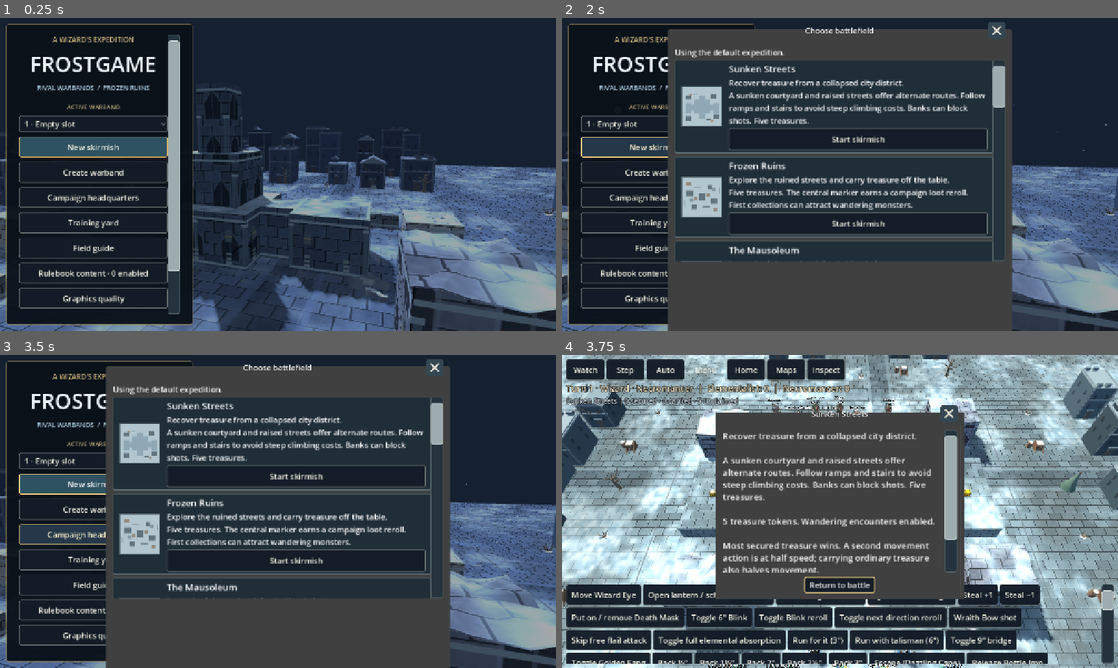
Above: before the commit, frames 1-4 (two rows, left to right).
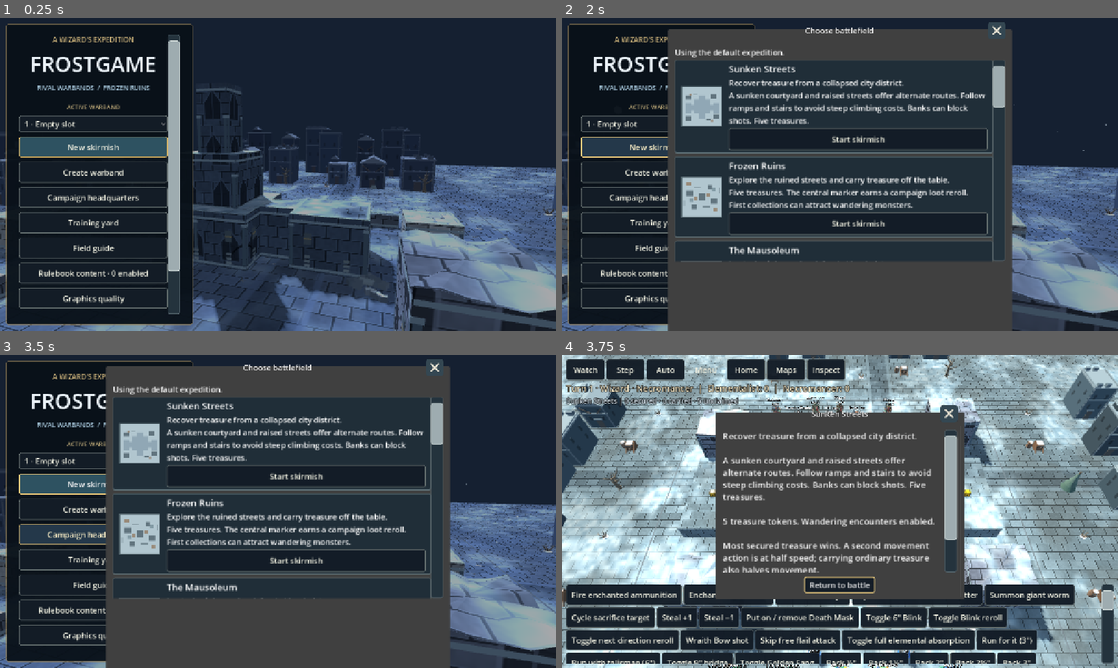
Above: after the commit, the same moments.

Repository: drag0nblad3/Frostgame
Game: Godot game, scene res://scenes/title.tscn
The game is run twice, just before and just after one commit, with the same random seed, the same clock (stepped at 60 frames per second) and the same inputs.
Inputs:
- Up to frame 1 (0.25 s): no input
- Up to frame 2 (2 s): click "New skirmish" at 0.5 s; click "New skirmish" at 1.25 s
- Up to frame 3 (3.5 s): click "Campaign headquarters" at 2 s; click "Campaign headquarters" at 2.75 s
- Up to frame 4 (3.75 s): click "Start skirmish" at 3.5 s

Frames 1-3 are identical in both runs. In frame 4, 5.0% of the frame differs, in the area x 1-93%, y 73-99%.

Commit message:
Implement enchanted ammunition and Hunter quiver

Diff:
--- a/data/expansions/red_king/treasure.json
+++ b/data/expansions/red_king/treasure.json
@@ -161,7 +161,7 @@
       "buy": 200,
       "sell": 75,
       "bonus": {},
-      "live": false,
+      "live": true,
       "expansion": "red_king"
     },
     "gear_rk_bronze_star_of_the_apprentice": {
--- a/src/core/figures/caster_loadout.gd
+++ b/src/core/figures/caster_loadout.gd
@@ -53,6 +53,11 @@
 		else:
 			other += 1
 	var used := weapon_slots(weapons) + other
+	if weapons.has("bow") or weapons.has("crossbow"):
+		for item: Dictionary in items:
+			if item.get("gear","")==MagicAmmo.ITEM:
+				used-=1
+				break
 	for discount in discounted.values():
 		used -= int(discount)
 	return {"weapons": weapons, "slots": used}
--- /dev/null
+++ b/src/core/figures/magic_ammo.gd
@@ -0,0 +1,32 @@
+class_name MagicAmmo
+extends RefCounted
+## Single-use Enchant Weapon ammunition; ordinary quivers hold one, Hunter quivers four.
+const ITEM := "gear_rk_quiver_of_the_hunter"
+const KEY := "enchanted_ammunition"
+
+static func capacity(f: Figure) -> int:
+	return 4 if ActiveGear.has(f,ITEM) else 1
+
+static func count(f: Figure) -> int:
+	return int(f.used_gear.get(KEY,0))
+
+static func equipped(f: Figure) -> bool:
+	return f!=null and f.ranged!=null and f.ranged.id in ["bow","crossbow"]
+
+static func can_enchant(f: Figure) -> bool:
+	return equipped(f) and count(f)<capacity(f)
+
+static func add(f: Figure) -> bool:
+	if not can_enchant(f):
+		return false
+	f.used_gear[KEY]=count(f)+1
+	return true
+
+static func ready(f: Figure) -> bool:
+	return equipped(f) and not MagicEquipment.suppressed(f) and count(f)>0
+
+static func spend(f: Figure) -> bool:
+	if not ready(f):
+		return false
+	f.used_gear[KEY]=count(f)-1
+	return true
--- a/src/core/rules/combat/shooting.gd
+++ b/src/core/rules/combat/shooting.gd
@@ -22,7 +22,7 @@
 
 
 ## Why `shooter` can't shoot `target`, or "" if the shot is allowed.
-static func blocked_reason(board: Board, figures: Array[Figure], shooter: Figure, target: Figure,wraith: bool=false) -> String:
+static func blocked_reason(board: Board, figures: Array[Figure], shooter: Figure, target: Figure,wraith: bool=false,ammo: bool=false) -> String:
 	if shooter.spell_effects.has("blinding_light"):
 		return "blinded"
 	if shooter.ranged == null:
@@ -31,7 +31,9 @@
 		return "needs to reload"
 	if not target.in_play() or target == shooter or not IllusionRules.visible_to(figures, shooter, target):
 		return "not a target"
-	if RedKingTethers.pylon(target) and not WeaponActions.magic_attack(shooter,shooter.ranged):
+	if ammo and (wraith or not MagicAmmo.ready(shooter)):
+		return "no enchanted ammunition"
+	if RedKingTethers.pylon(target) and not ammo and not WeaponActions.magic_attack(shooter,shooter.ranged):
 		return "pylon requires magical shooting"
 	if target.side == shooter.side and not Contact.in_combat(figures, target):
 		return "not an enemy"
@@ -71,7 +73,7 @@
 	return resolve_rolls(board, shooter, target, dice.d20(), dice.d20(), critical_hits, storm_penalty)
 
 
-static func resolve_rolls(board: Board, shooter: Figure, target: Figure, sr: int, tr: int, critical_hits: bool = false, storm_penalty: int = 0,wraith: bool=false) -> Dictionary:
+static func resolve_rolls(board: Board, shooter: Figure, target: Figure, sr: int, tr: int, critical_hits: bool = false, storm_penalty: int = 0,wraith: bool=false,ammo: bool=false) -> Dictionary:
 	var los := LineOfSight.check_figures(board, shooter, target)
 	if wraith:
 		var special := wraith_line(board,shooter,target)
@@ -83,22 +85,23 @@
 	if target.def.traits.has("large"):
 		mod -= 2
 	var null_target := ScenarioNull.muted(target)
-	var magic_shoot := 0 if null_target else MagicEquipment.bonus(shooter, "shoot", shooter.ranged.id)
-	var magic_damage := 0 if null_target else MagicEquipment.bonus(shooter, "damage", shooter.ranged.id)
-	var st := sr - (2 if RealityCracks.low_gravity(shooter) else 0) + mini(shooter.effective_shoot() + magic_shoot - (0 if null_target else storm_penalty) + (1 if not null_target and shooter.spell_effects.has("enchant_weapon") else 0) + (3 if HolyLantern.glow(target) else 0), 10) + shooter.roll_penalty()
+	var magic_shoot := 0 if null_target else (1 if ammo else MagicEquipment.bonus(shooter, "shoot", shooter.ranged.id))
+	var magic_damage := 0 if null_target or ammo else MagicEquipment.bonus(shooter, "damage", shooter.ranged.id)
+	var magical := not null_target and (ammo or WeaponActions.magic_attack(shooter,shooter.ranged))
+	var st := sr - (2 if RealityCracks.low_gravity(shooter) else 0) + mini(shooter.effective_shoot() + magic_shoot - (0 if null_target else storm_penalty) + (1 if not null_target and not ammo and shooter.spell_effects.has("enchant_weapon") else 0) + (3 if HolyLantern.glow(target) else 0), 10) + shooter.roll_penalty()
 	var tt := tr + mini(target.effective_fight() + Melee.secret_hrut_bonus(target,shooter) + mod, 10) + target.roll_penalty() + target.shooting_defence_penalty()
 	var dmg := 0
 	if (not critical_hits and st > tt) or (critical_hits and tr != 20 and (sr == 20 or st > tt)):
 		dmg = Damage.amount(st, shooter.ranged.damage_mod + magic_damage, target.effective_armour() + MagicEquipment.bonus(target, "arrow_armour"), sr, critical_hits and not target.def.traits.has("immune_critical"))
 		if dmg > 0 and not null_target and shooter.spell_effects.has("elemental_hammer"):
 			dmg += 5
-	if (target.spell_effects.has("potion_invulnerability") or target.def.traits.has("immune_normal")) and (null_target or not WeaponActions.magic_attack(shooter, shooter.ranged)):
+	if (target.spell_effects.has("potion_invulnerability") or target.def.traits.has("immune_normal")) and not magical:
 		dmg = 0
 	if target.def.traits.has("antithetical_magic") and WeaponActions.magic_attack(shooter,shooter.ranged) and shooter.ranged.id=="genie_bolt":
 		dmg=0
-	if RedKingTethers.pylon(target) and not WeaponActions.magic_attack(shooter,shooter.ranged):
+	if RedKingTethers.pylon(target) and not magical:
 		dmg=0
-	if target.def.traits.has("missile_resistant") and shooter.ranged.id in ["bow","crossbow","javelin"] and not WeaponActions.magic_attack(shooter,shooter.ranged):
+	if target.def.traits.has("missile_resistant") and shooter.ranged.id in ["bow","crossbow","javelin"] and not magical:
 		dmg=mini(dmg,2)
 	return {"s_roll": sr, "t_roll": tr, "s_total": st, "t_total": tt, "mod": mod, "dmg": dmg}
 
--- a/src/core/state/fate_combat.gd
+++ b/src/core/state/fate_combat.gd
@@ -11,8 +11,8 @@
 	c = controller
 
 
-func start(a: Figure, b: Figure, kind: String, declared: int = -1,wraith: bool=false) -> void:
-	c.state.pending_combat = {"a": a.id, "b": b.id, "kind": kind, "declared": declared,"wraith":wraith, "rolls": [c.dice.d20(), c.dice.d20()], "stage": 0}
+func start(a: Figure, b: Figure, kind: String, declared: int = -1,wraith: bool=false,ammo: bool=false) -> void:
+	c.state.pending_combat = {"a": a.id, "b": b.id, "kind": kind, "declared": declared,"wraith":wraith,"ammo":ammo, "rolls": [c.dice.d20(), c.dice.d20()], "stage": 0}
 	advance()
 
 
@@ -22,8 +22,9 @@
 	var rolls: Array = p["rolls"]
 	if p["kind"] == "fight":
 		return Melee.resolve_rolls(c.state.figures, a, b, rolls[0], rolls[1], c.state.critical_hits)
-	var res := Shooting.resolve_rolls(c.state.board,a,b,rolls[0],rolls[1],c.state.critical_hits,c.state.storm_penalty,bool(p.get("wraith",false)))
+	var res := Shooting.resolve_rolls(c.state.board,a,b,rolls[0],rolls[1],c.state.critical_hits,c.state.storm_penalty,bool(p.get("wraith",false)),bool(p.get("ammo",false)))
 	res["wraith"]=p.get("wraith",false)
+	res["ammo"]=p.get("ammo",false)
 	return res
 
 
--- a/src/core/state/game_controller.gd
+++ b/src/core/state/game_controller.gd
@@ -324,22 +324,24 @@
 	stay_in_combat()
 
 
-func can_shoot(target_id: int,wraith: bool=false) -> bool:
+func can_shoot(target_id: int,wraith: bool=false,ammo: bool=false) -> bool:
 	var t := state.figure(target_id)
-	return can_act() and t != null and not RedKingMadMan.is_ryce(t) and not BeautyActions.blocked(state, state.active(), t) and Shooting.blocked_reason(state.board,state.figures,state.active(),t,wraith)==""
-
-
-func shoot(target_id: int,wraith: bool=false) -> bool:
-	if not can_shoot(target_id,wraith):
+	return can_act() and t != null and not RedKingMadMan.is_ryce(t) and not BeautyActions.blocked(state, state.active(), t) and Shooting.blocked_reason(state.board,state.figures,state.active(),t,wraith,ammo)==""
+
+
+func shoot(target_id: int,wraith: bool=false,ammo: bool=false) -> bool:
+	if not can_shoot(target_id,wraith,ammo):
 		return false
 	var f := state.active()
 	var t := state.figure(target_id)
-	_magic.beauty.authorize(f, ShotTarget.participants(state.figures, t), _shoot_authorized.bind(f,t,wraith))
-	return true
-
-
-func _shoot_authorized(f: Figure,t: Figure,wraith: bool=false) -> void:
+	_magic.beauty.authorize(f, ShotTarget.participants(state.figures, t), _shoot_authorized.bind(f,t,wraith,ammo))
+	return true
+
+
+func _shoot_authorized(f: Figure,t: Figure,wraith: bool=false,ammo: bool=false) -> void:
 	if not f.in_play() or not t.in_play() or (wraith and not ActiveGear.spend(f,Shooting.WRAITH)):
+		return
+	if ammo and not MagicAmmo.spend(f):
 		return
 	_magic.illusions.reveal(f)
 	var declared := t.id
@@ -347,7 +349,7 @@
 	_spend(f)
 	if f.ranged.needs_reload:
 		f.loaded = false
-	_fate_combat.start(f,t,"shoot",declared,wraith)
+	_fate_combat.start(f,t,"shoot",declared,wraith,ammo)
 
 
 func finish_fate_shot(f: Figure, t: Figure, res: Dictionary, declared: int) -> void:
@@ -550,12 +552,12 @@
 	return true
 
 
-func can_cast(spell: String, target: int) -> bool:
-	return _magic.can_cast(spell, target)
-
-
-func start_cast(spell: String, target: int) -> bool:
-	return _magic.start(spell, target)
+func can_cast(spell: String, target: int,ammo: bool=false) -> bool:
+	return _magic.can_cast(spell, target,ammo)
+
+
+func start_cast(spell: String, target: int,ammo: bool=false) -> bool:
+	return _magic.start(spell, target,ammo)
 
 
 func finish_cast(health: int) -> bool:
--- a/src/core/state/spell_actions.gd
+++ b/src/core/state/spell_actions.gd
@@ -32,7 +32,7 @@
 	eye = WizardEye.new(c)
 
 
-func can_cast(id: String, target_id: int) -> bool:
+func can_cast(id: String, target_id: int,ammo: bool=false) -> bool:
 	var s := c.state
 	if not s.board.floor_layout.is_empty() and not LayeredFigureSpells.SUPPORTED.has(id):
 		return false
@@ -82,6 +82,8 @@
 				return false
 		elif not WizardEye.visible(s.board,f,t.pos,limit) and (kind=="touch" or TigerEye.witness(s.board,f,t.pos,limit)==null):
 			return false
+	if ammo:
+		return id=="enchant_weapon" and t.side==f.side and MagicAmmo.can_enchant(t)
 	if kind == "shot":
 		return t != f
 	if kind == "area_shot":
@@ -133,10 +135,10 @@
 	return not t.spell_effects.has(id)
 
 
-func start(id: String, target_id: int) -> bool:
-	if not can_cast(id, target_id) or id in ["leap", "transpose", "suggestion"]:
-		return false
-	return _roll(id, target_id)
+func start(id: String, target_id: int,ammo: bool=false) -> bool:
+	if not can_cast(id, target_id,ammo) or id in ["leap", "transpose", "suggestion"]:
+		return false
+	return _roll(id,target_id,null,false,-1,{"magic_ammo":true} if ammo else {})
 
 
 func counter_options(id: String) -> Array[Dictionary]:
@@ -416,6 +418,10 @@
 		return true
 	if SummonActions.CONTROL.has(id):
 		summons.apply_control(f, t, id, int(result["roll"]))
+		return true
+	if id=="enchant_weapon" and p.get("effect",{}).get("magic_ammo",false):
+		if MagicAmmo.add(t):
+			c.emit("spell_effect",{"id":t.id,"spell":"enchant_weapon"})
 		return true
 	match id:
 		"fast_act":
--- a/src/view/battle/battle_input.gd
+++ b/src/view/battle/battle_input.gd
@@ -17,6 +17,7 @@
 var cast_options: Array[String] = []
 var item_options: Array[String] = []
 var selected_spell := ""
+var spell_ammo := false
 var selected_potion := ""
 var selected_drop := -1
 var spell_rotated := false
@@ -169,6 +170,8 @@
 			available.append("fight")
 		if c.can_shoot(enemy.id) and not available.has("shoot"):
 			available.append("shoot")
+		if c.can_shoot(enemy.id,false,true) and not available.has("ammo_shot"):
+			available.append("ammo_shot")
 		if c.can_shoot(enemy.id,true) and not available.has("wraith_shot"):
 			available.append("wraith_shot")
 	for token in c.state.treasures:
@@ -177,6 +180,11 @@
 			break
 	cast_options.clear()
 	for id: String in c._magic.available_spells(f):
+		if id=="enchant_weapon":
+			for t in c.state.figures:
+				if c.can_cast(id,t.id,true):
+					cast_options.append("enchant_ammo")
+					break
 		if not c._magic.treasure_options(id).is_empty():
 			cast_options.append(id)
 			continue
@@ -344,10 +352,10 @@
 			hint = "Choose a summoned or controlled creature to release."
 		"spell_target":
 			for t in c.state.figures:
-				if c.can_cast(selected_spell, t.id):
+				if c.can_cast(selected_spell,t.id,spell_ammo):
 					targets.append(t)
 			radius = 0.65
-			hint = "Choose a target for %s." % c.state.spell_catalog[selected_spell]["name"]
+			hint = "Choose a bow or crossbow user to enchant ammunition." if spell_ammo else "Choose a target for %s." % c.state.spell_catalog[selected_spell]["name"]
 		"resist":
 			var p := c.state.pending_resistance
 			var t := c.state.figure(p["id"])
@@ -413,6 +421,12 @@
 			targets.assign(GearActions.gutter_targets(c))
 			radius=0.65
 			hint="Free Gutter Flail attack: select an enemy or skip."
+		"ammo_shot":
+			for t in c.state.figures:
+				if c.can_shoot(t.id,false,true):
+					targets.append(t)
+			radius=0.65
+			hint="Fire enchanted ammunition (%d remaining)." % MagicAmmo.count(f)
 		"wraith_shot":
 			for t in c.state.figures:
 				if c.can_shoot(t.id,true):
@@ -587,7 +601,8 @@
 	if key == "shatter_single":
 		return c._magic.single_shatter()
 	if key.begins_with("spell_") and key != "spell_cancel":
-		selected_spell = key.trim_prefix("spell_")
+		spell_ammo=key=="spell_enchant_ammo"
+		selected_spell="enchant_weapon" if spell_ammo else key.trim_prefix("spell_")
 		spell_rotated = false
 		spell_extended=false
 		if selected_spell in ["dispel", "spell_eater", "decay", "power_word", "draining_word", "crumble", "wizard_eye"]:
@@ -756,7 +771,7 @@
 
 
 func tap(screen: Vector2) -> bool:
-	if mode in ["select", "fight", "shoot", "group_select", "spell_target", "cancel_control", "swap_second", "potion_target", "fight_hand", "breathe_fire", "gear_transfer_target","gutter_fight","wraith_shot"]:
+	if mode in ["select", "fight", "shoot", "group_select", "spell_target", "cancel_control", "swap_second", "potion_target", "fight_hand", "breathe_fire", "gear_transfer_target","gutter_fight","wraith_shot","ammo_shot"]:
 		var id := _figure_at(screen)
 		if id < 0:
 			return false
@@ -780,7 +795,7 @@
 					mode = "swap_second" if selected_spell == "transpose" else "leap_destination"
 					preview()
 					return false
-				return _declared(c.start_cast(selected_spell, id))
+				return _declared(c.start_cast(selected_spell,id,spell_ammo))
 			"cancel_control":
 				return c._magic.cancel(id)
 			"group_select":
@@ -797,6 +812,7 @@
 			"fight_hand": return c.fight_hand(id)
 			"gutter_fight": return GearActions.gutter_fight(c,id)
 			"fight": return c.fight(id)
+			"ammo_shot": return c.shoot(id,false,true)
 			"wraith_shot": return c.shoot(id,true)
 			"shoot": return c.shoot(id)
 	var hit: Variant = _surface_at(screen)
@@ -911,7 +927,7 @@
 
 func _declared(ok: bool) -> bool:
 	if not ok and not c._magic.shatter.first.is_empty():
-		var key := "spell_" + str(c._magic.shatter.first["id"])
+		var key := "spell_enchant_ammo" if c._magic.shatter.first.get("effect",{}).get("magic_ammo",false) else "spell_" + str(c._magic.shatter.first["id"])
 		available.assign([key])
 		action(key)
 	return ok
--- a/src/view/hud/battle_hud.gd
+++ b/src/view/hud/battle_hud.gd
@@ -25,7 +25,7 @@
 signal action_pressed(action: String)
 
 const LOG_LINES := 4
-const ACTIONS := {"gear_tiger_eye_move":"Move Wizard Eye"," …(6466 unchanged characters)…
+const ACTIONS := {"ammo_shot":"Fire enchanted ammunition","spell_enchant_ammo":"Enchant ammunition","gear_tiger_eye_move":"Move Wizard Eye"," …(6466 unchanged characters)…
 
 var _status: Label
 var _hint: Label
Not shown, changed: docs/red-king-development.md
